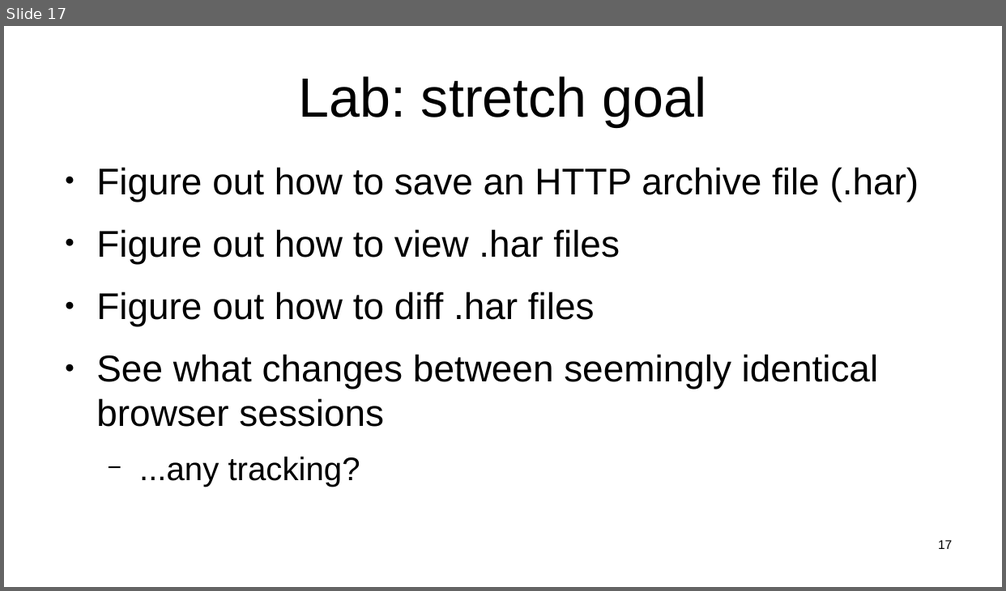
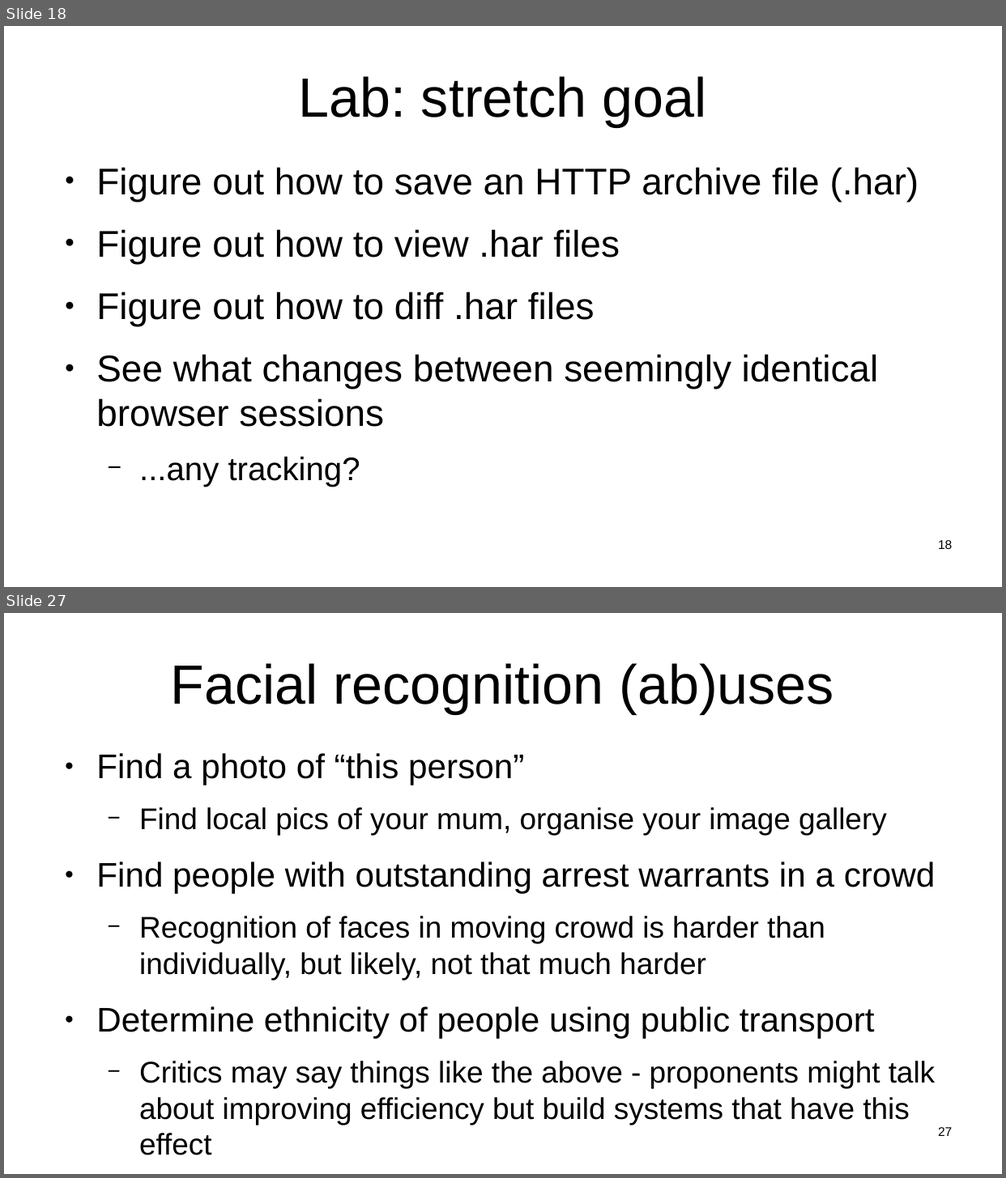
Before and after one commit to sftcd/witidtm, a slide deck: lectures/2021-2022/labs.odp. Shown one above the other, each under a label of ours: slide 17 before the commit, slides 18 and 27 after it; the slides between them are not shown. The pictures are 1006x591 and 1006x1178 pixels, drawn with LibreOffice and Linux fonts; fonts in the diff are those of the drawing. Boxes give left, top, right and bottom in pixels: in the first picture for what was removed or moved away, otherwise in the second. Text is boxed around its words. In the diff, an @@ line names an element or a change of style, - is before the commit and + after.

```diff
--- a/lectures/2021-2022/labs.odp
+++ b/lectures/2021-2022/labs.odp
@@ slide 27 added at (4, 613, 1002, 1174), background #FFFFFF @@
@@ title added at (171, 663, 834, 714), 44 pt, text #000000 @@
+Facial recognition (ab)uses
@@ text added at (96, 753, 935, 1156), 23.8 pt, text #000000 @@
+● Find a photo of “this person”
+  − Find local pics of your mum, organise your image gallery
+● Find people with outstanding arrest warrants in a crowd
+  − Recognition of faces in moving crowd is harder than individually, but likely, not that much harder
+● Determine ethnicity of people using public transport
+  − Critics may say things like the above - proponents might talk about improving efficiency but build systems that have this effect
@@ page number added at (938, 1127, 952, 1136), 10 pt, text #000000 @@
+27
@@ what was slide 17 is now slide 18 @@
@@ page number at (938, 540, 952, 549): text changed @@
-17
+18
```
Also in this commit, not shown: 1 slide changed, 10 other slides added, 3 other files.
